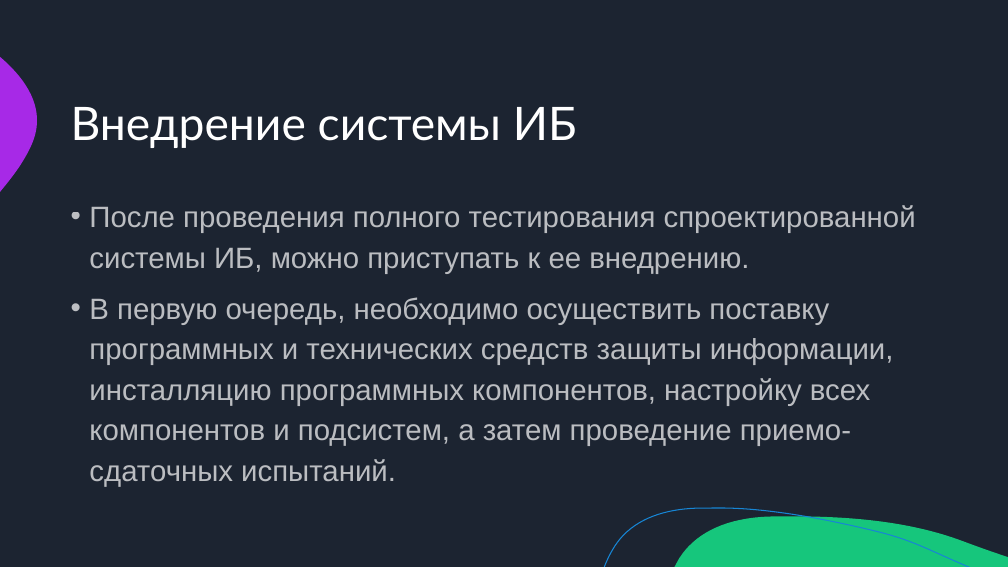
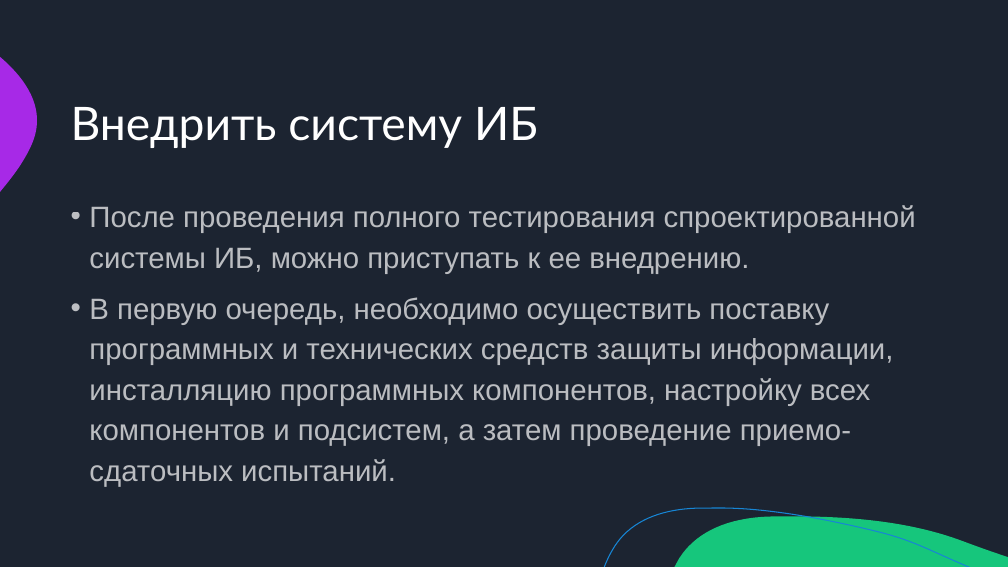
Before and after one commit to misterHush/pd, a slide deck: slide 31 of src/Овсянников_Презентация.pptx (slide 19 before the commit). Drawn at 1008x567 pixels with LibreOffice and Linux fonts; fonts in the diff are those of the drawing. Boxes give left, top, right and bottom in pixels: in the first picture for what was removed or moved away, otherwise in the second. Text is boxed around its words. In the diff, an @@ line names an element or a change of style, - is before the commit and + after.

```diff
--- a/src/Овсянников_Презентация.pptx
+++ b/src/Овсянников_Презентация.pptx
@@ title at bbox=[71, 107, 538, 148]: text changed @@
-Внедрение системы ИБ
+Внедрить систему ИБ
```
Also in this commit, not shown: 3 other slides changed, 12 slides added.
